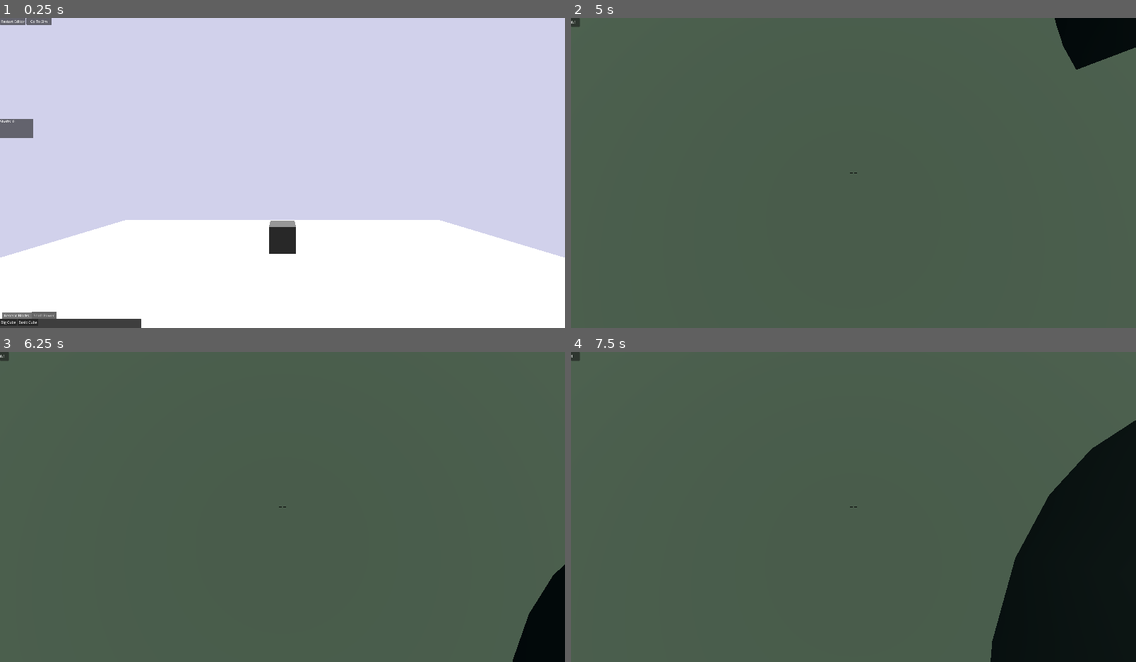
Above: before the commit, frames 1-4 (two rows, left to right).
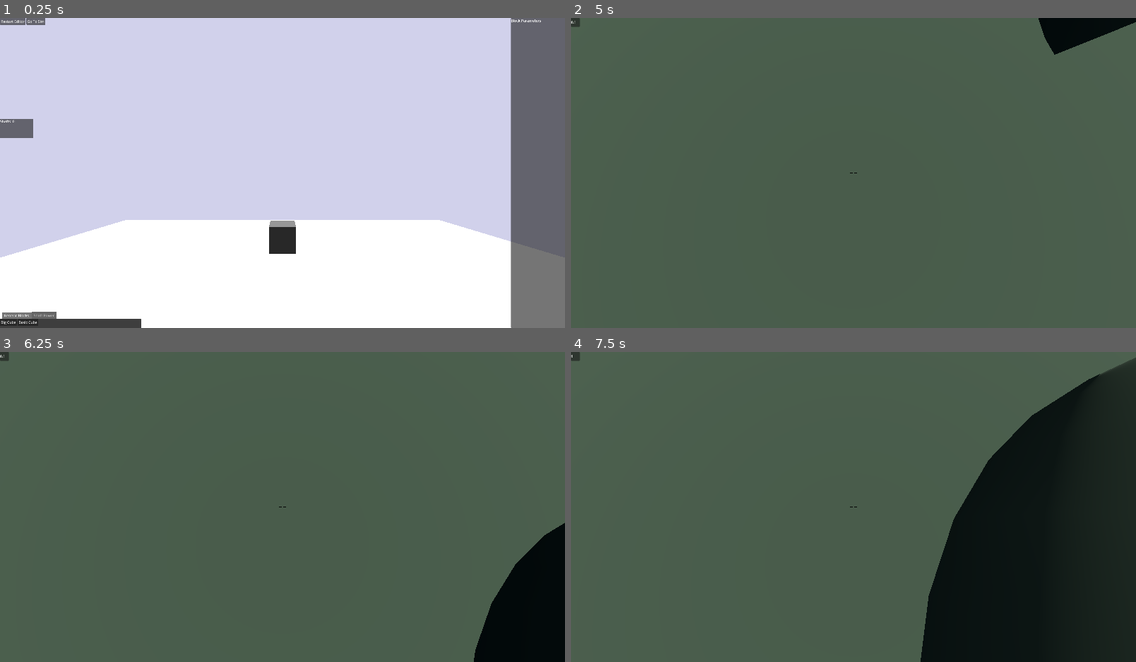
Above: after the commit, the same moments.

Repository: Spaghetworks/Spaghetworks
Game: Godot game, scene res://SceneStateMachine.tscn
Two runs of this game, one before a commit and one after it. Both use one fixed random seed, a clock stepped at 60 frames per second and the inputs below.
Inputs (mouse positions are in pixels of both pictures, inside the frame that each line leads up to):
- Up to frame 1 (0.25 s): no input
- Up to frame 2 (5 s): click "Restart Editor" at 0.5 s; click "Restart Editor" at 1.25 s; click "Restart Editor" at 2 s; click "Go To Sim" at 2.75 s; tap Enter at 3.5 s; move the mouse to (881, 173) at 3.52 s; hold W (CharacterMoveForward) from 3.53 s (still down); tap Ctrl (CharacterCrouch) at 3.6 s; tap Space (CharacterJump) at 3.77, 4.25, 4.52 s; move the mouse to (825, 173) at 4.27 s; tap Mouse wheel down (CharacterToolDown) at 4.35 s
- Up to frame 3 (6.25 s): keep holding W (CharacterMoveForward); move the mouse to (293, 500) at 5.02 s; click (293, 500) at 5.1 s; move the mouse to (276, 513) at 5.77 s; right-click (276, 513) at 5.85 s; tap Space (CharacterJump) at 6.02 s
- Up to frame 4 (7.5 s): keep holding W (CharacterMoveForward); move the mouse to (893, 510) at 6.52 s; tap Middle mouse button (CharacterToolTertiary) at 6.6 s; tap Space (CharacterJump) at 6.77 s; move the mouse to (808, 503) at 7.27 s; tap Mouse wheel up (CharacterToolUp) at 7.35 s

The runs differ from the first frame. In frame 1, 9.7% of the frame differs, in the area x 4-100%, y 0-100%; in frame 2, 1.2%; in frame 3, 3.0%; in frame 4, 13%, in the area x 61-100%, y 1-100%.

Commit message:
feat(editor): put the top-left buttons in a HBox

Diff:
--- a/EditorSystem/Editor_UI.tscn
+++ b/EditorSystem/Editor_UI.tscn
@@ -14,17 +14,15 @@
 mouse_filter = 2
 script = ExtResource("1_avofj")
 
-[node name="Restart Editor" type="Button" parent="."]
-layout_mode = 1
-offset_right = 8.0
-offset_bottom = 8.0
+[node name="Top-Left Buttons" type="HBoxContainer" parent="."]
+layout_mode = 0
+
+[node name="Restart Editor" type="Button" parent="Top-Left Buttons"]
+layout_mode = 2
 text = "Restart Editor"
 
-[node name="Go To Sim" type="Button" parent="."]
-layout_mode = 1
-offset_left = 119.0
-offset_right = 233.0
-offset_bottom = 31.0
+[node name="Go To Sim" type="Button" parent="Top-Left Buttons"]
+layout_mode = 2
 text = "Go To Sim"
 
 [node name="TabContainer" type="TabContainer" parent="."]
@@ -55,7 +53,6 @@
 stat_name = "shaft_count"
 
 [node name="InteractionMenu" type="Panel" parent="."]
-visible = false
 layout_mode = 1
 anchors_preset = 11
 anchor_left = 1.0
@@ -81,5 +78,5 @@
 [node name="VBoxContainer" type="VBoxContainer" parent="InteractionMenu/VBoxContainer"]
 layout_mode = 2
 
-[connection signal="pressed" from="Restart Editor" to="." method="_on_reload_pressed"]
-[connection signal="pressed" from="Go To Sim" to="." method="_on_to_sim_pressed"]
+[connection signal="pressed" from="Top-Left Buttons/Restart Editor" to="." method="_on_reload_pressed"]
+[connection signal="pressed" from="Top-Left Buttons/Go To Sim" to="." method="_on_to_sim_pressed"]
